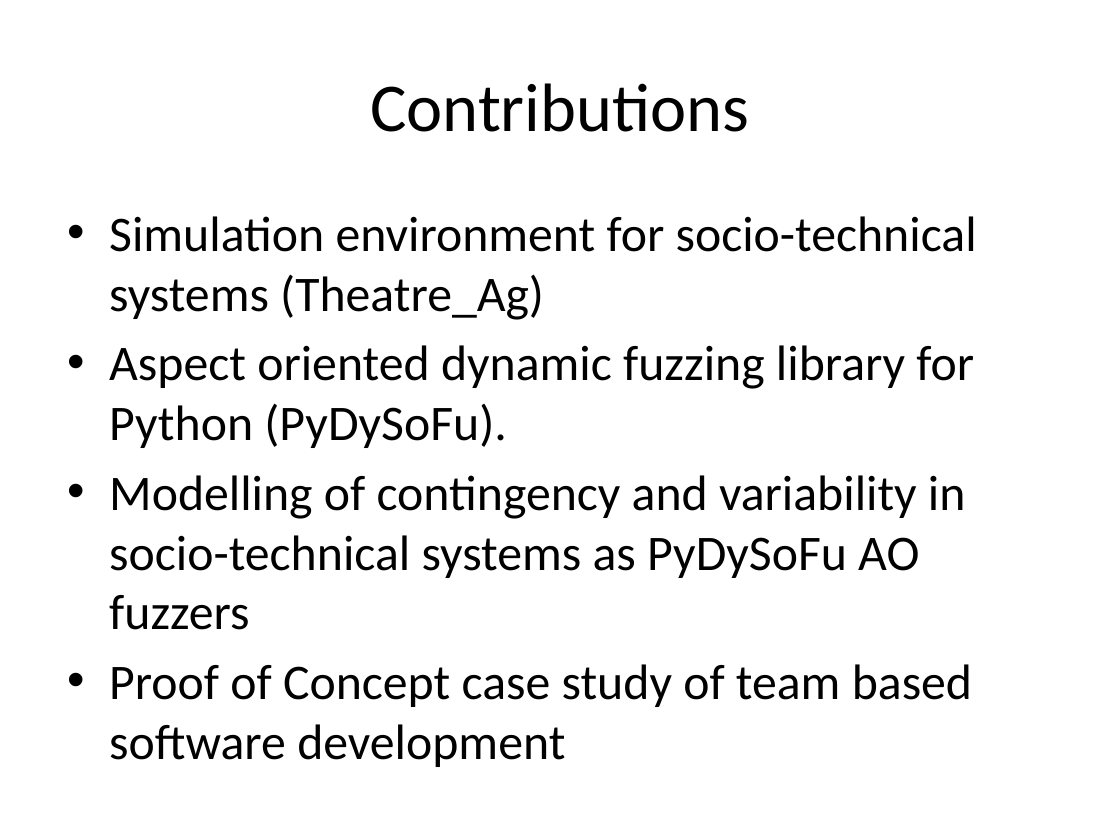
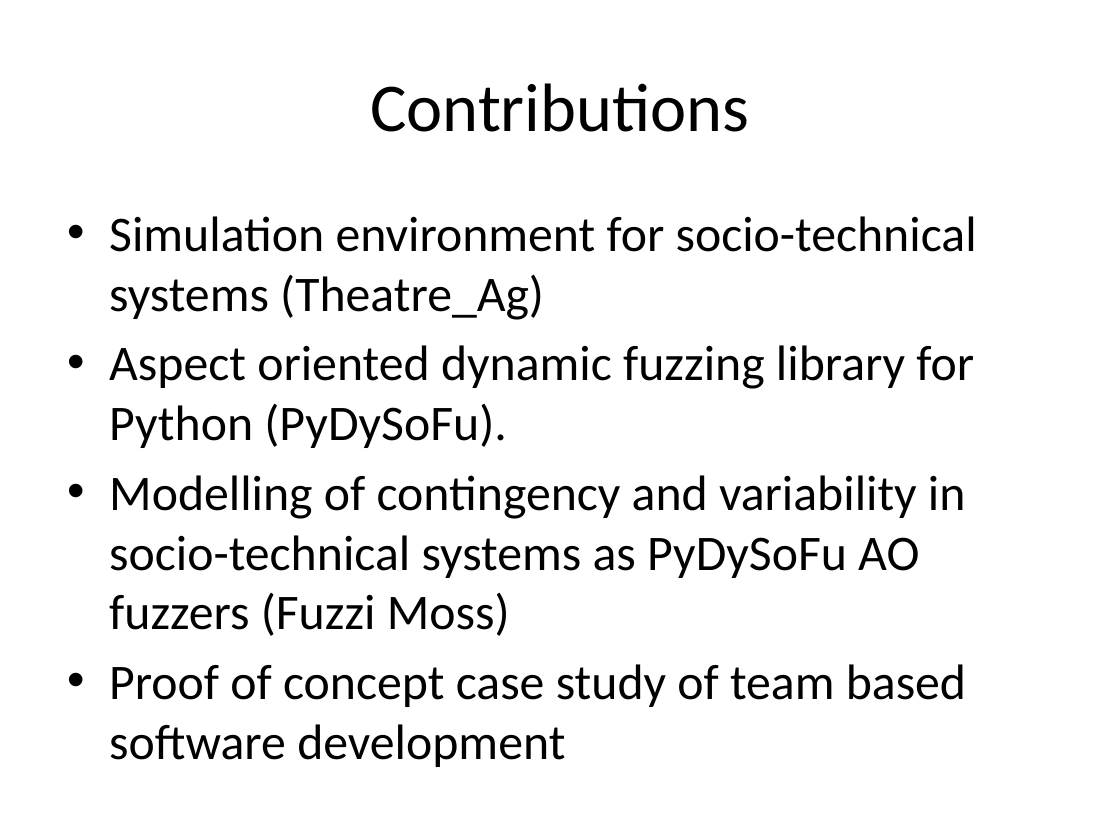
Before and after one commit to probablytom/fuzzi-moss-paper, a slide deck: slide 31 of Presentation.pptx (slide 26 before the commit). Drawn at 1120x840 pixels with LibreOffice and Linux fonts; fonts in the diff are those of the drawing. Boxes give left, top, right and bottom in pixels: in the first picture for what was removed or moved away, otherwise in the second. Text is boxed around its words. In the diff, an @@ line names an element or a change of style, - is before the commit and + after.

```diff
--- a/Presentation.pptx
+++ b/Presentation.pptx
@@ text at bbox=[109, 475, 966, 767]: text changed @@
-• Modelling of contingency and variability in socio-technical systems as PyDySoFu AO fuzzers
-• Proof of Concept case study of team based software development
+• Modelling of contingency and variability in socio-technical systems as PyDySoFu AO fuzzers (Fuzzi Moss)
+• Proof of concept case study of team based software development
```
Also in this commit, not shown: 10 other slides changed, 6 slides added, 1 slide removed.
